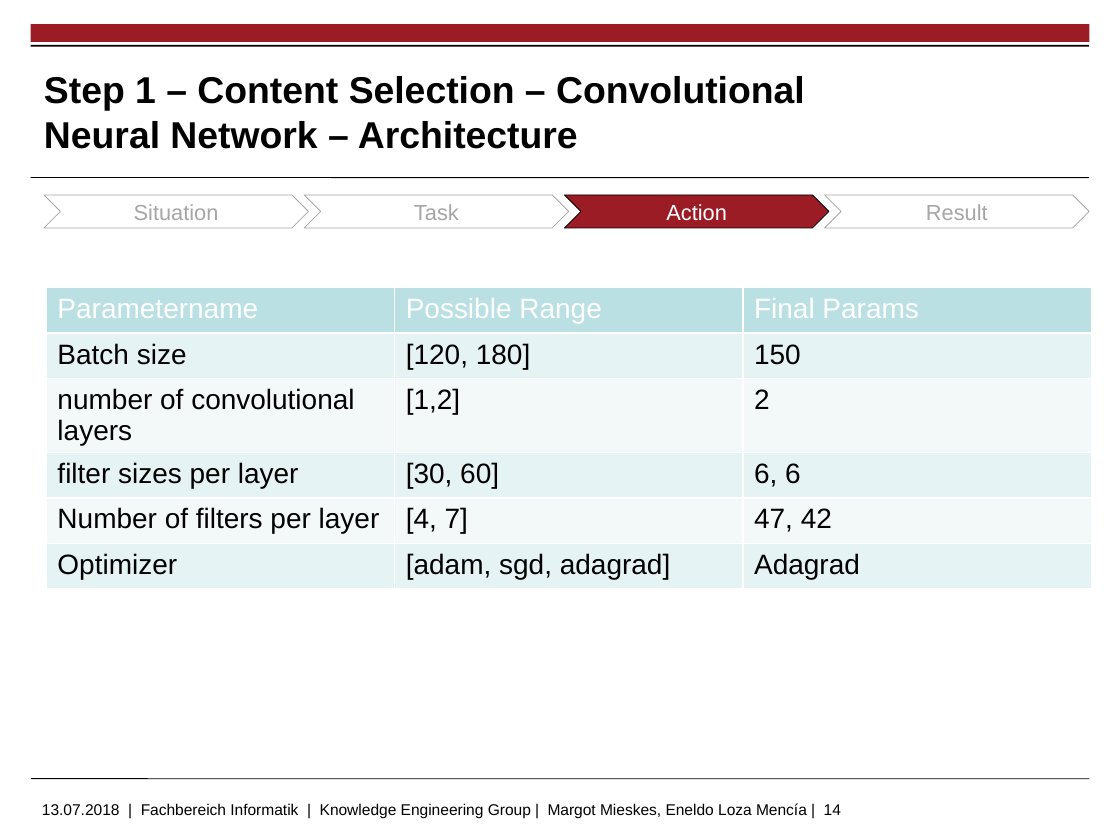
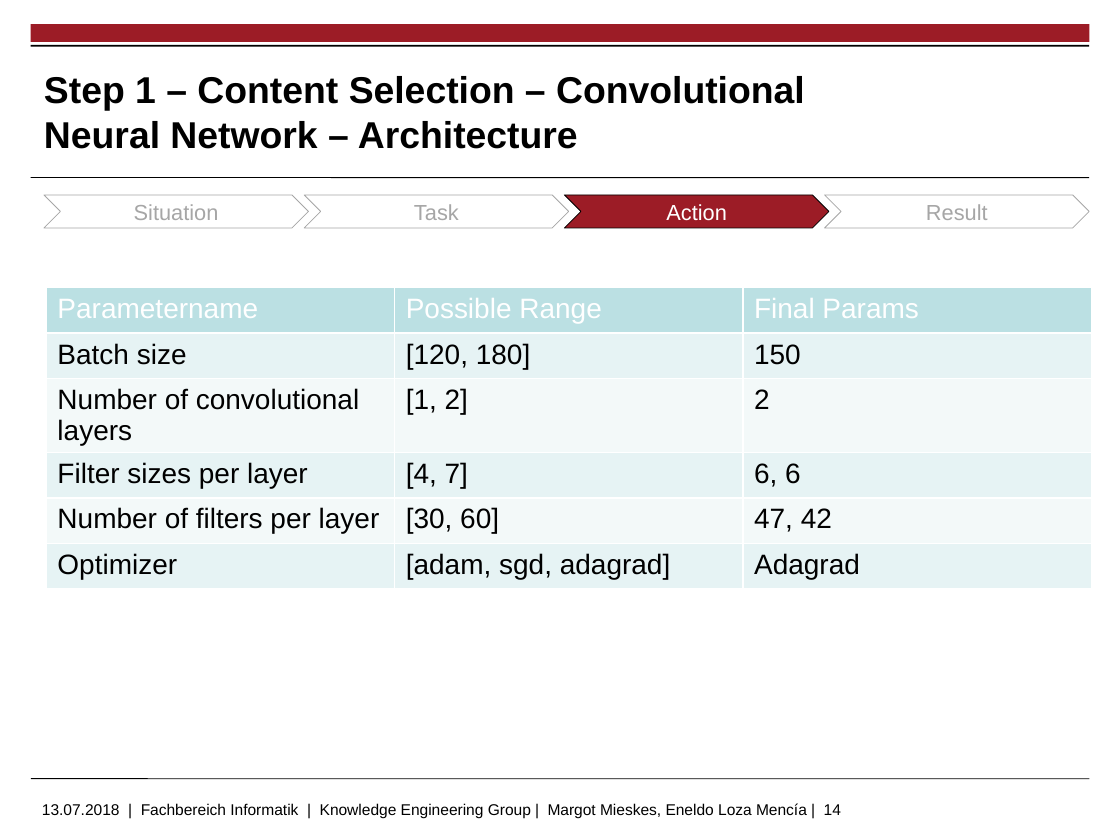
Before and after one commit to markushoehn/Auto_TextSum, a slide deck: slide 14 of presentation/20180713 Gruppe 5 - final.pptx. Drawn at 1120x840 pixels with LibreOffice and Linux fonts; fonts in the diff are those of the drawing; background and template pictures are left out. Boxes give left, top, right and bottom in pixels: in the first picture for what was removed or moved away, otherwise in the second. Text is boxed around its words. In the diff, an @@ line names an element or a change of style, - is before the commit and + after.

Commit message:
modified presentation

```diff
--- a/presentation/20180713 Gruppe 5 - final.pptx
+++ b/presentation/20180713 Gruppe 5 - final.pptx
@@ table at (46, 288, 1091, 594) @@
-row 3, column 1: number of convolutional layers
+row 3, column 1: Number of convolutional layers
-row 3, column 2: [1,2]
+row 3, column 2: [1, 2]
-row 4, column 1: filter sizes per layer
+row 4, column 1: Filter sizes per layer
-row 4, column 2: [30, 60]
+row 4, column 2: [4, 7]
-row 5, column 2: [4, 7]
+row 5, column 2: [30, 60]
```
Also in this commit, not shown: 7 other slides changed, 6 other files.
